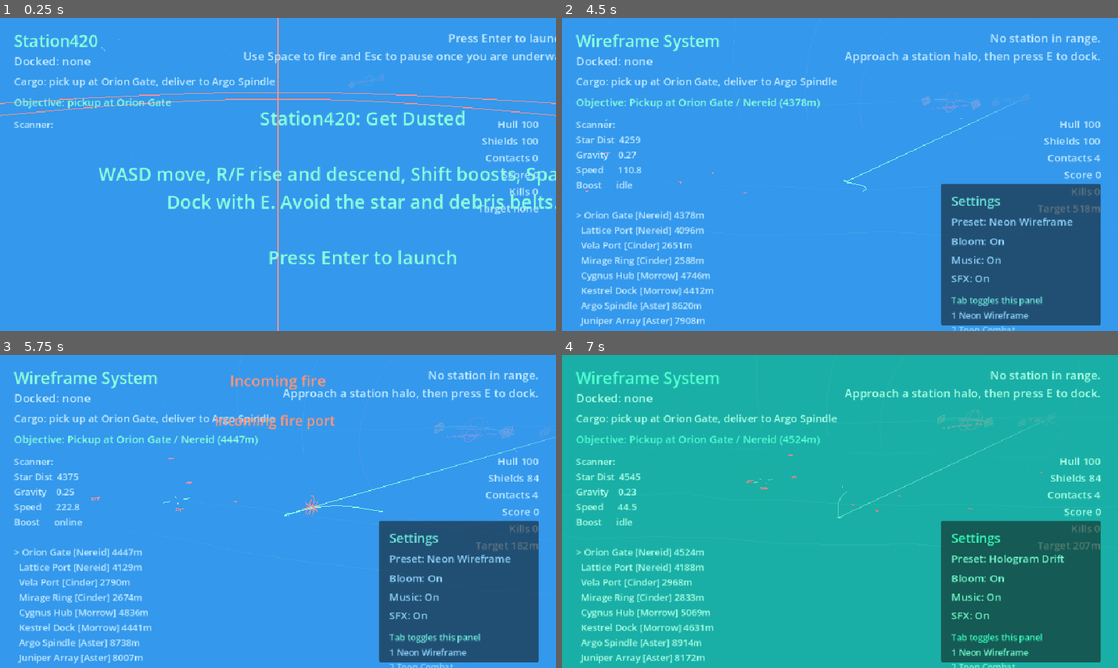
Above: before the commit, frames 1-4 (two rows, left to right).
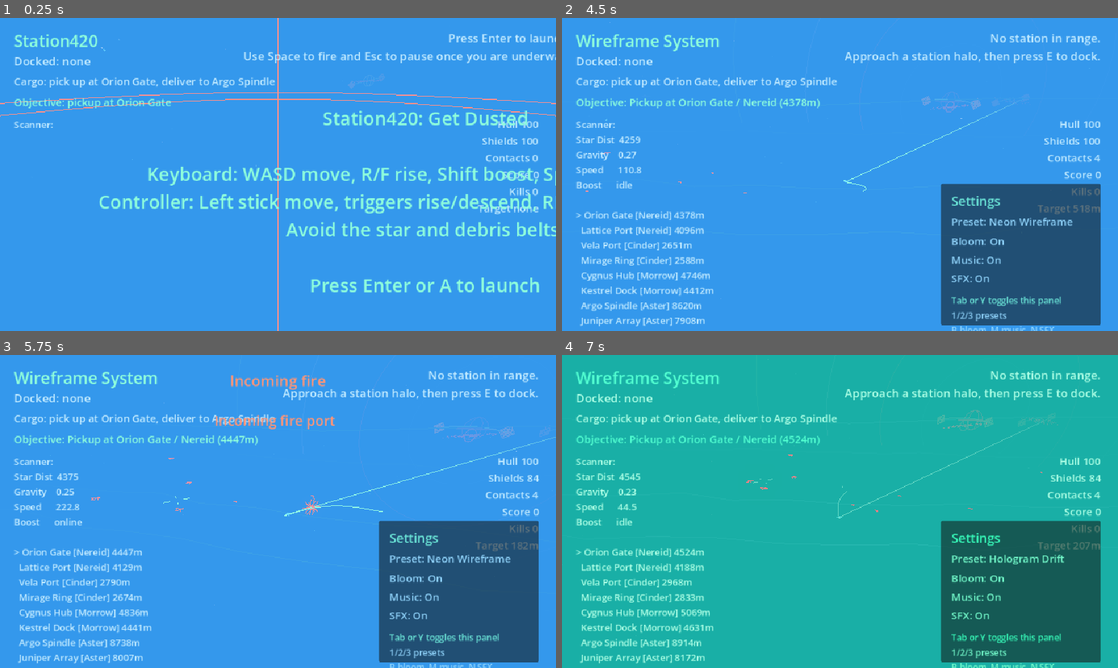
Above: after the commit, the same moments.

Repository: zabesto/Station420
Game: Godot game, scene res://scenes/main.tscn
Two runs of this game, one before a commit and one after it. Both use one fixed random seed, a clock stepped at 60 frames per second and the inputs below.
Inputs (mouse positions are in pixels of both pictures, inside the frame that each line leads up to):
- Up to frame 1 (0.25 s): no input
- Up to frame 2 (4.5 s): tap Enter at 0.5, 0.6, 2.3, 2.85 s; move the mouse to (962, 158) at 0.52 s; hold Right (ui_right) 0.53-1.28 s; hold Shift 0.53-1.28 s; click (962, 158) at 0.67 s; tap Space at 0.77, 1.52, 3.02, 3.77 s; move the mouse to (728, 190) at 1.27 s; hold Down (ui_down) 1.28-2.03 s; tap Shift at 1.35, 3.05 s; tap E at 1.55, 2, 2.1, 2.75, 3.5, 3.8, 4.25 s; move the mouse to (895, 105) at 2.02 s; hold Right (ui_right) 2.03-2.78 s; move the mouse to (812, 237) at 2.77 s; hold Up (ui_up) 2.78-3.53 s; click (812, 237) at 2.92 s; move the mouse to (1006, 221) at 3.52 s; hold Shift 3.53-4.28 s; hold Left (ui_left) from 3.53 s (still down); move the mouse to (673, 127) at 4.27 s; tap Tab at 4.35 s
- Up to frame 3 (5.75 s): tap Space at 4.52 s; tap Enter at 4.55 s; tap E at 5 s; move the mouse to (305, 511) at 5.02 s; release Left (ui_left) at 5.03 s; hold Down (ui_down) from 5.03 s (still down); hold Shift from 5.03 s (still down); tap 1 at 5.1 s; click (305, 511) at 5.17 s
- Up to frame 4 (7 s): move the mouse to (756, 433) at 5.77 s; release Down (ui_down) at 5.78 s; release Shift at 5.78 s; hold Right (ui_right) 5.78-6.53 s; tap 2 at 5.85 s; tap Space at 6.02, 6.77 s; tap E at 6.05 s; move the mouse to (962, 495) at 6.52 s; hold Up (ui_up) from 6.53 s (still down); tap 3 at 6.6 s; tap Enter at 6.8 s

The runs differ from the first frame. In frame 1, 6.9% of the frame differs, in the area x 17-100%, y 29-88%; in frame 2, 0.5%; in frame 3, 0.5%; in frame 4, 0.6%.

Commit message:
Add controller support

Diff:
--- a/scenes/main.tscn
+++ b/scenes/main.tscn
@@ -122,7 +122,7 @@
 horizontal_alignment = 1
 vertical_alignment = 1
 theme_override_font_sizes/font_size = 32
-text = "Station420: Get Dusted\n\nWASD move, R/F rise and descend, Shift boosts, Space fires.\nDock with E. Avoid the star and debris belts.\n\nPress Enter to launch"
+text = "Station420: Get Dusted\n\nKeyboard: WASD move, R/F rise, Shift boost, Space fire, E dock.\nController: Left stick move, triggers rise/descend, RB boost, A fire, X dock.\nAvoid the star and debris belts.\n\nPress Enter or A to launch"
 
 [node name="HitLabel" type="Label" parent="CanvasLayer/HUD"]
 offset_left = 285.0
@@ -186,7 +186,7 @@
 offset_right = 252.0
 offset_bottom = 234.0
 theme_override_font_sizes/font_size = 15
-text = "Tab toggles this panel"
+text = "Tab or Y toggles this panel"
 
 [node name="SettingsHotkeys" type="Label" parent="CanvasLayer/HUD/SettingsPanel"]
 offset_left = 18.0
@@ -194,4 +194,4 @@
 offset_right = 252.0
 offset_bottom = 320.0
 theme_override_font_sizes/font_size = 15
-text = "1 Neon Wireframe\n2 Toon Combat\n3 Hologram Drift\nB Bloom\nM Music\nN SFX"
+text = "1/2/3 presets\nB bloom, M music, N SFX\nLB/RB cycle presets\nD-pad Up bloom\nD-pad Left music\nD-pad Right SFX"
--- a/scripts/main.gd
+++ b/scripts/main.gd
@@ -226,6 +226,42 @@
 
 
 func _unhandled_input(event: InputEvent) -> void:
+	if event is InputEventJoypadButton and event.pressed:
+		if event.button_index == JOY_BUTTON_START:
+			toggle_pause()
+			return
+		if event.button_index == JOY_BUTTON_Y:
+			settings_visible = not settings_visible
+			settings_panel.visible = settings_visible
+			return
+		if event.button_index == JOY_BUTTON_LEFT_SHOULDER:
+			set_visual_preset((visual_preset_index + 2) % 3)
+			return
+		if event.button_index == JOY_BUTTON_RIGHT_SHOULDER:
+			set_visual_preset((visual_preset_index + 1) % 3)
+			return
+		if event.button_index == JOY_BUTTON_DPAD_UP:
+			bloom_enabled = not bloom_enabled
+			apply_visual_preset()
+			return
+		if event.button_index == JOY_BUTTON_DPAD_LEFT:
+			music_enabled = not music_enabled
+			update_music_state()
+			return
+		if event.button_index == JOY_BUTTON_DPAD_RIGHT:
+			sfx_enabled = not sfx_enabled
+			return
+		if event.button_index == JOY_BUTTON_A and game_over_state:
+			restart_game()
+			return
+		if event.button_index == JOY_BUTTON_A and start_screen_active:
+			start_run()
+			return
+
+	if event is InputEventKey and event.pressed and not event.echo and event.keycode == KEY_ENTER and game_over_state:
+		restart_game()
+		return
+
 	if event is InputEventKey and event.pressed and not event.echo and event.keycode == KEY_ESCAPE:
 		toggle_pause()
 		return
@@ -264,9 +300,16 @@
 	if paused:
 		return
 
-	if event is InputEventKey and event.pressed and not event.echo and event.keycode == KEY_ENTER and game_over_state:
-		restart_game()
-		return
+	if event is InputEventJoypadButton and event.pressed:
+		if event.button_index == JOY_BUTTON_A:
+			try_fire_player_projectile()
+			return
+		if event.button_index == JOY_BUTTON_X:
+			if nearby_station:
+				dock_at_station(nearby_station)
+			else:
+				update_status("No station in range.\nApproach a station halo, then press dock to moor.")
+			return
 
 	if event is InputEventKey and event.pressed and not event.echo and event.keycode == KEY_SPACE:
 		try_fire_player_projectile()
--- a/scripts/player.gd
+++ b/scripts/player.gd
@@ -1,6 +1,7 @@
 extends CharacterBody3D
 
 const SHIP_VISUAL_SCALE := 1.6
+const CONTROLLER_DEADZONE := 0.18
 
 @export var thrust := 170.0
 @export var max_speed := 440.0
@@ -39,6 +40,32 @@
 
 
 func _physics_process(delta: float) -> void:
+	var input_direction := get_flight_input()
+	boost_active = Input.is_key_pressed(KEY_SHIFT) or is_controller_boost_pressed()
+	var current_thrust := thrust * boost_multiplier if boost_active else thrust
+	var thrust_vector := input_direction.normalized() * current_thrust if input_direction.length() > 0.0 else Vector3.ZERO
+	velocity += (thrust_vector + gravity_acceleration) * delta
+	var current_damping := boost_damping if boost_active else damping
+	velocity *= 1.0 / (1.0 + current_damping * delta)
+	velocity = velocity.limit_length(max_speed * boost_multiplier if boost_active else max_speed)
+	move_and_slide()
+
+	global_position = wrap_position(global_position)
+	update_visual_orientation(delta, input_direction)
+	update_engine_visual(delta)
+
+	update_trail(delta, input_direction)
+
+
+func set_gravity_acceleration(value: Vector3) -> void:
+	gravity_acceleration = value
+
+
+func set_world_limit(value: Vector3) -> void:
+	arena_limit = value
+
+
+func get_flight_input() -> Vector3:
 	var input_direction := Vector3.ZERO
 
 	if Input.is_action_pressed("ui_left") or Input.is_key_pressed(KEY_A):
@@ -54,28 +81,37 @@
 	if Input.is_key_pressed(KEY_F):
 		input_direction.y -= 1.0
 
-	boost_active = Input.is_key_pressed(KEY_SHIFT)
-	var current_thrust := thrust * boost_multiplier if boost_active else thrust
-	var thrust_vector := input_direction.normalized() * current_thrust if input_direction.length() > 0.0 else Vector3.ZERO
-	velocity += (thrust_vector + gravity_acceleration) * delta
-	var current_damping := boost_damping if boost_active else damping
-	velocity *= 1.0 / (1.0 + current_damping * delta)
-	velocity = velocity.limit_length(max_speed * boost_multiplier if boost_active else max_speed)
-	move_and_slide()
-
-	global_position = wrap_position(global_position)
-	update_visual_orientation(delta, input_direction)
-	update_engine_visual(delta)
-
-	update_trail(delta, input_direction)
-
-
-func set_gravity_acceleration(value: Vector3) -> void:
-	gravity_acceleration = value
-
-
-func set_world_limit(value: Vector3) -> void:
-	arena_limit = value
+	var joypad := get_primary_joypad()
+	if joypad != -1:
+		var stick_x := apply_deadzone(Input.get_joy_axis(joypad, JOY_AXIS_LEFT_X))
+		var stick_y := apply_deadzone(Input.get_joy_axis(joypad, JOY_AXIS_LEFT_Y))
+		var rise: float = clamp(Input.get_joy_axis(joypad, JOY_AXIS_TRIGGER_RIGHT), 0.0, 1.0)
+		var descend: float = clamp(Input.get_joy_axis(joypad, JOY_AXIS_TRIGGER_LEFT), 0.0, 1.0)
+		input_direction.x += stick_x
+		input_direction.z += stick_y
+		input_direction.y += rise - descend
+
+	return input_direction.limit_length(1.0)
+
+
+func get_primary_joypad() -> int:
+	var joypads := Input.get_connected_joypads()
+	if joypads.is_empty():
+		return -1
+	return int(joypads[0])
+
+
+func apply_deadzone(value: float) -> float:
+	if abs(value) < CONTROLLER_DEADZONE:
+		return 0.0
+	return value
+
+
+func is_controller_boost_pressed() -> bool:
+	var joypad := get_primary_joypad()
+	if joypad == -1:
+		return false
+	return Input.is_joy_button_pressed(joypad, JOY_BUTTON_RIGHT_SHOULDER)
 
 
 func get_aim_direction() -> Vector3:
